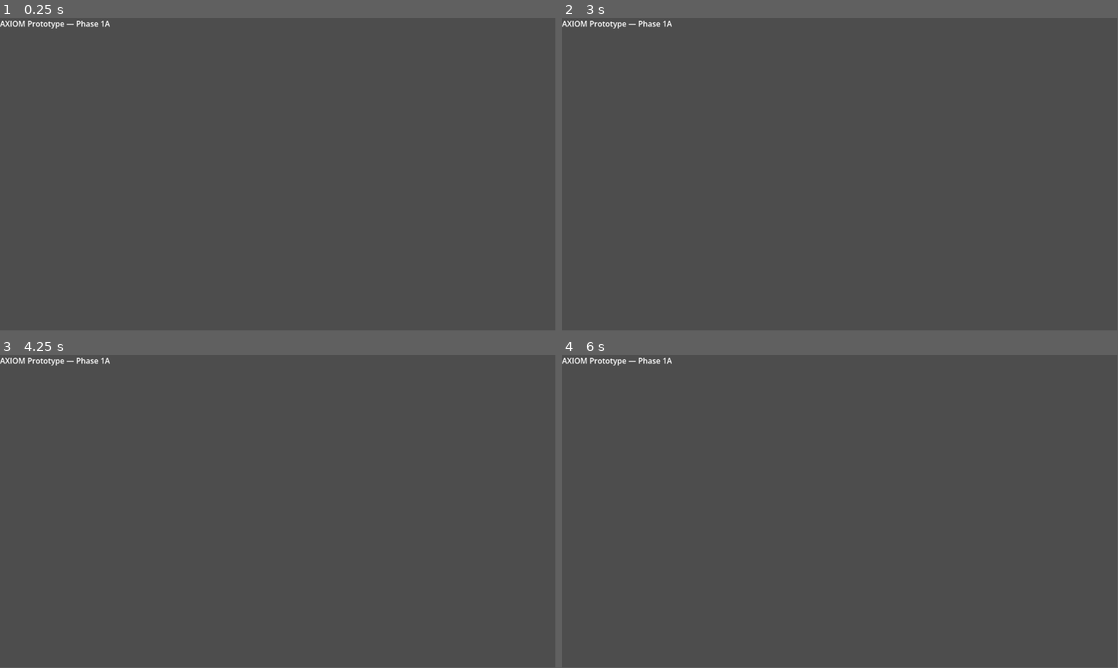
Above: before the commit, frames 1-4 (two rows, left to right).
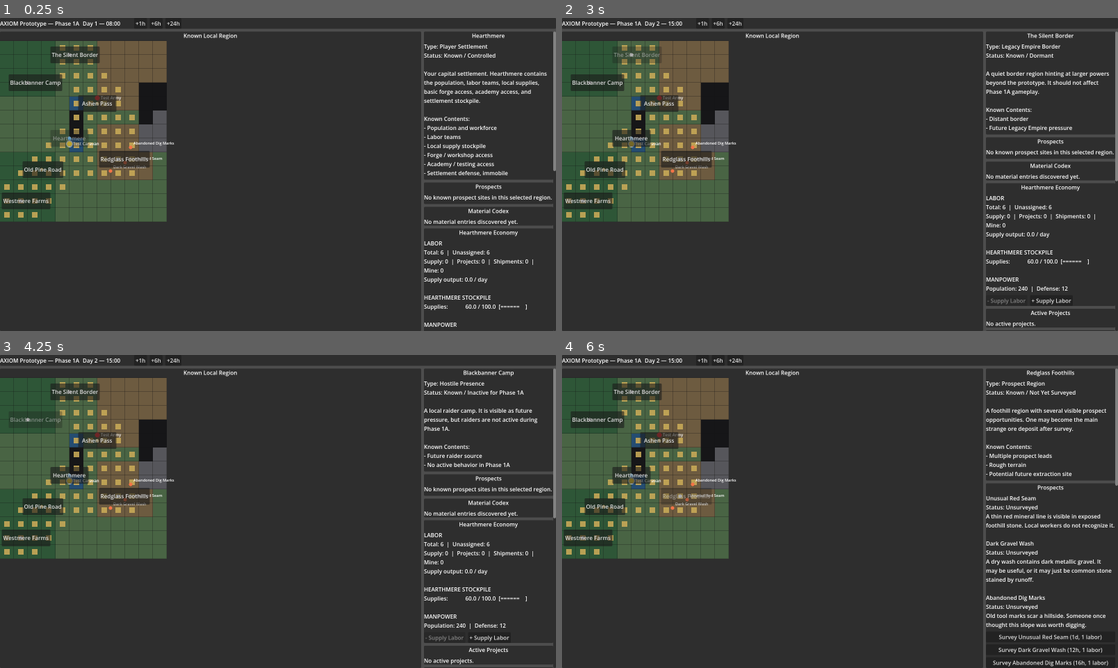
Above: after the commit, the same moments.

Repository: r3xj/axiom-prototype
Game: Godot game, scene res://scenes/Main.tscn
Same seed, same stepped clock (60 frames per second), same inputs: the game is played once before the commit and once after it.
Inputs (mouse positions are in pixels of both pictures, inside the frame that each line leads up to):
- Up to frame 1 (0.25 s): no input
- Up to frame 2 (3 s): click (701, 24) at 0.5 s, where only the run after the commit has a clickable "+1h"; click (717, 24) at 1.25 s, where only the run after the commit has a clickable "+6h"; click (734, 24) at 2 s, where only the run after the commit has a clickable "+24h"; click (634, 55) at 2.75 s, where only the run after the commit has a clickable "The Silent Border"
- Up to frame 3 (4.25 s): click (33, 420) at 3.5 s, where only the run after the commit has a clickable "Blackbanner Camp"
- Up to frame 4 (6 s): click (656, 439) at 4.25 s, where only the run after the commit has a clickable "Ashen Pass"; click (628, 473) at 5 s, where only the run after the commit has a clickable "Hearthmere"; click (684, 495) at 5.75 s, where only the run after the commit has a clickable "Redglass Foothills"
In our replay, the window is 799x449 before the commit and 800x450 after it. These sizes can differ from the game's own. Grey fills any space a smaller window leaves; there, only what the larger window draws over its background counts as a difference.

The runs differ from the first frame. In frame 1, 89% of the frame differs, in the area x 0-100%, y 0-100%; in frame 2, 89%; in frame 3, 89%; in frame 4, 89%.
Error before the commit: Parse Error: Identifier "StrategicMap" not declared in the current scope. (res://scripts/autoload/logistics_system.gd:84)

Commit message:
Increase default prototype window size

Diff:
--- a/project.godot
+++ b/project.godot
@@ -24,13 +24,12 @@
 CodexSystem="*res://scripts/autoload/codex_system.gd"
 ProjectSystem="*res://scripts/autoload/project_system.gd"
 LogisticsSystem="*res://scripts/autoload/logistics_system.gd"
+StrategicMap="*res://scripts/autoload/strategic_map.gd"
 
-[application]
+[display]
 
-config/name="Axiom Prototype"
-run/main_scene="uid://bnp8y0rft31qi"
-config/features=PackedStringArray("4.6", "GL Compatibility")
-config/icon="res://icon.svg"
+window/size/viewport_width=1600
+window/size/viewport_height=900
 
 [physics]
 
